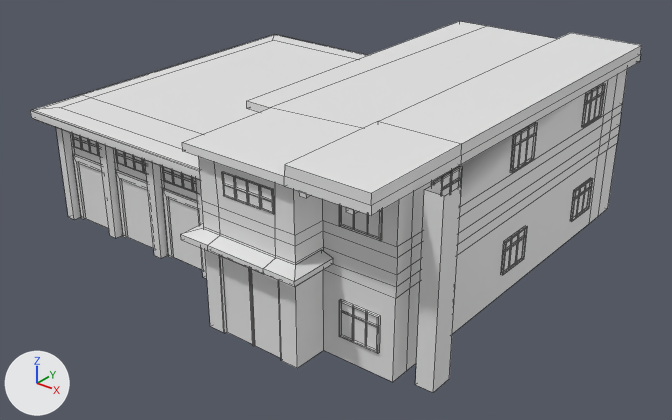
The FBX model Models/Buildings/SM_Fire_Department_Low.fbx, before and after one commit.
Rendered twice from a 50 mm camera at (23.7, -29.0, 18.8) aimed at (1.1, -0.7, 1.3). Lighting does not change. The marker at lower left points along +X, +Y and +Z. The older version comes first. Mesh edges are drawn as thin lines. Where no turn or scale is listed for an object, it has been applied to the vertices. Vertices at exactly the same position are counted once.

Names of what the first picture shows: 'SM_Fire_Department_Low'.
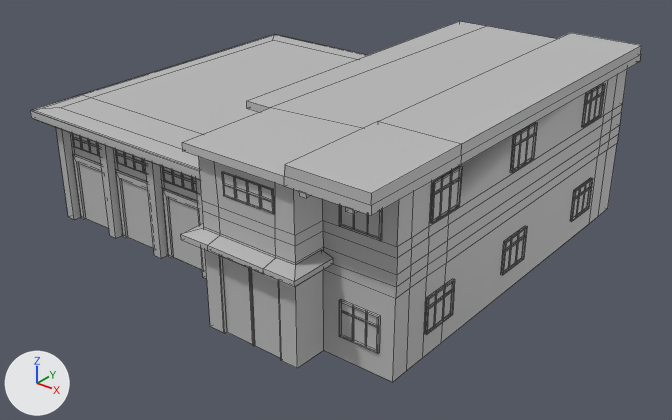
The newer file is also turned or shifted as a whole; pictures and numbers use the older file's frame.

What differs and where, as boxes [x1, y1, x2, y2] in the pictures (672 x 420 px; the box of a moved part takes in the faces that stretch with it):
'SM_Fire_Department_Low', reshaped
    before: [31, 21, 641, 393]
    after: [31, 21, 641, 382]
part 1 of me_mesh, deleted
    before: [415, 180, 462, 393]
part 2 of me_mesh, moved or reshaped (mostly hidden)
    both: [164, 181, 198, 201]
part 3 of me_mesh, recoloured (white to grey)
    both: [31, 21, 641, 382]

The change in detail:
Material 'SM_Fire_Department' (mat_sm_fire_department) is new.
Its base color is (0.5, 0.5, 0.5) (grey #bcbcbc).
me_mesh is used by ob_sm_fire_department_low; location (0.0, 0.0, 0.0).
Verts and faces of me_mesh; kept vertices keep their numbers, new ones are numbered from 1613.
Before the commit, vertices of me_mesh: 193 (-0.4, -6.4, 3.1), 194 (-0.4, -6.4, 0.0), 195 (-0.4, -6.4, 3.4), 439 (-3.3, -6.4, 0.0), 448 (-3.3, -6.4, 3.4) at pixel (163, 181).
Before the commit, vertices of me_mesh: 455 (-3.3, -6.4, 3.1) at pixel (164, 188), 470 (-1.0, -6.4, 3.1), 473 (-1.0, -6.4, 0.0), 572 (-1.0, -6.4, 0.0), 574 (-1.0, -6.4, 3.4).
Before the commit, vertices of me_mesh: 575 (-1.0, -6.4, 3.1).
me_mesh had 1613 vertices, 1244 faces and spanned x -10.5..10.5, y -9.8..9.8, z 0.0..7.7.
me_mesh now has 1595 vertices, 1238 faces and spans x -10.5..9.5, y -9.8..9.8, z 0.0..7.7.
me_mesh part 1: the loose piece of 8 vertices spanning x 9.8..10.5, y -7.4..-6.4, z 0.0..7.1 is deleted.
Part 2, on me_mesh:
Vertices deleted: 572, 575 (with the faces that use them).
New faces: (193, 470, 473, 194), (439, 473, 470, 455), (193, 195, 574, 470), (448, 455, 470, 574).
me_mesh part 3: 1230 faces spanning x -10.5..9.5, y -9.8..9.8, z 0.0..7.7 switch from mat_openpbr_shader1 (white #e7e7e7) to mat_sm_fire_department (grey #bcbcbc).
Other edits to the shape of me_mesh do not show in these pictures.
